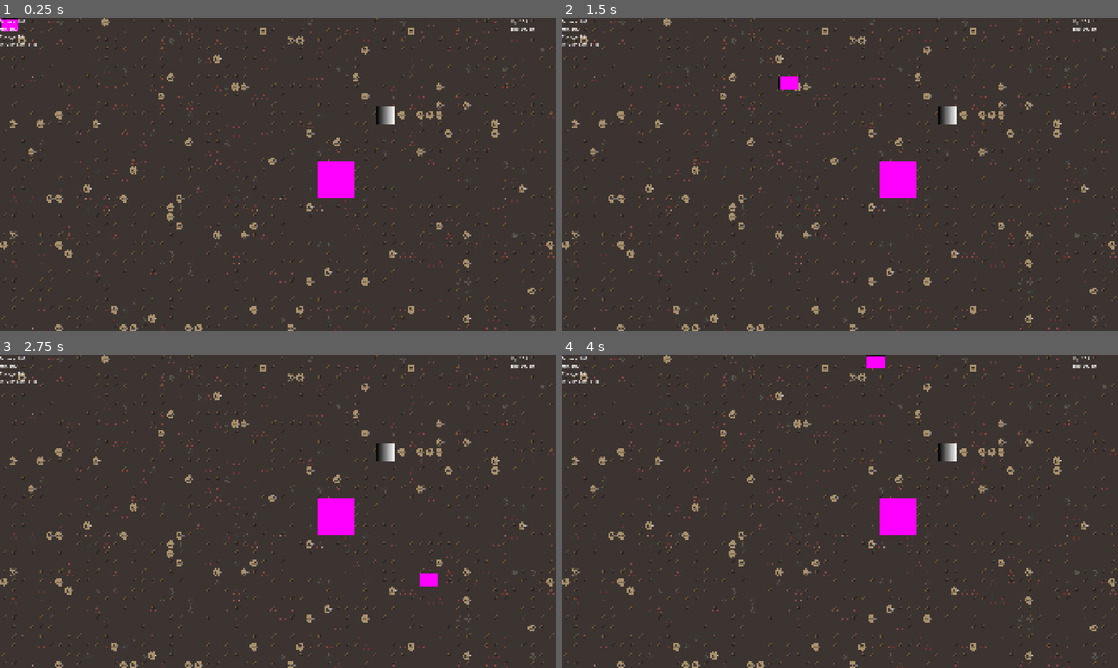
Above: before the commit, frames 1-4 (two rows, left to right).
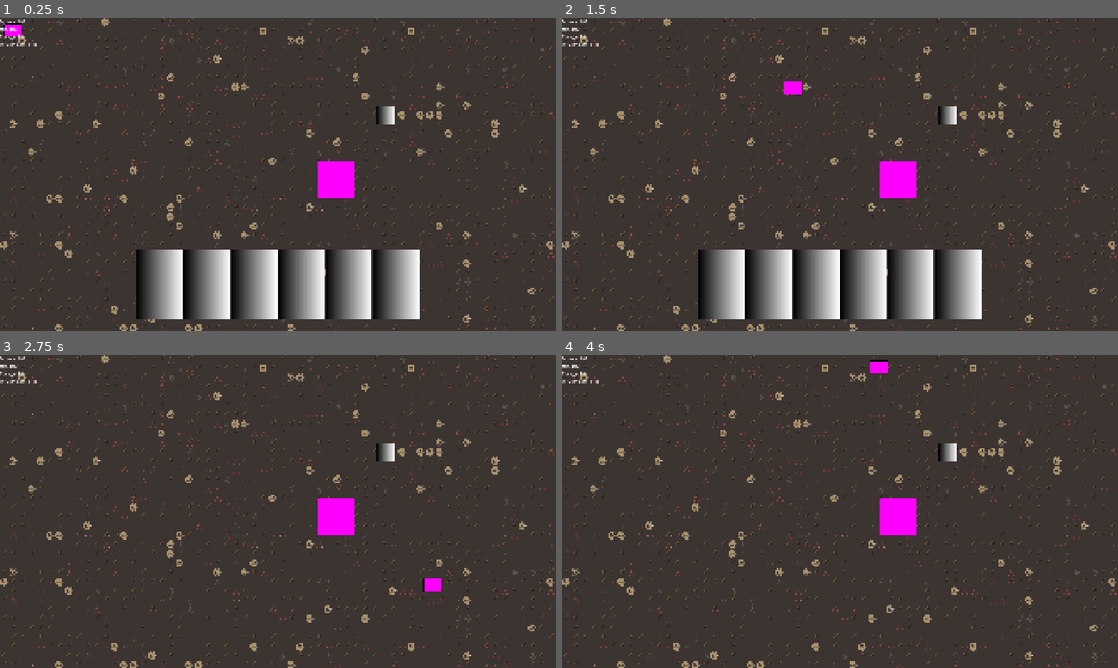
Above: after the commit, the same moments.

Repository: doakeserino/newgame
Game: Godot game, scene res://Scenes/main_scene.tscn
Same seed, same stepped clock (60 frames per second), same inputs: the game is played once before the commit and once after it.
Inputs (mouse positions are in pixels of both pictures, inside the frame that each line leads up to):
- Up to frame 1 (0.25 s): no input
- Up to frame 2 (1.5 s): tap Enter at 0.5 s; move the mouse to (962, 158) at 0.52 s; hold D (move_right) 0.53-1.28 s; tap F (interact) at 0.6 s; click (962, 158) at 0.8 s; move the mouse to (728, 190) at 1.27 s; hold S (move_down) from 1.28 s (still down); click (728, 190) at 1.35 s
- Up to frame 3 (2.75 s): tap F (interact) at 1.55 s; move the mouse to (333, 442) at 2.02 s; release S (move_down) at 2.03 s; hold D (move_right) from 2.03 s (still down); tap X (hide_card_overlay) at 2.1 s; click (333, 442) at 2.3 s
- Up to frame 4 (4 s): move the mouse to (812, 574) at 2.77 s; release D (move_right) at 2.78 s; hold W (move_up) 2.78-3.53 s; tap F (interact) at 2.85 s; move the mouse to (1006, 558) at 3.52 s; hold A (move_left) from 3.53 s (still down); click (1006, 558) at 3.6 s

The runs differ from the first frame. In frame 1, 9.7% of the frame differs, in the area x 0-97%, y 0-97%; in frame 2, 9.7%; in frame 3, 0.2%; in frame 4, 0.2%.

Commit message:
Commit 14
Can now play a card to remove enemy health, only while in combat and once card is played.
Polish is necessary and further work to combat is coming.

Diff:
--- a/Scenes/enemy_one.tscn
+++ b/Scenes/enemy_one.tscn
@@ -10,7 +10,7 @@
 [sub_resource type="GradientTexture2D" id="GradientTexture2D_g4v7s"]
 gradient = SubResource("Gradient_343ae")
 
-[node name="EnemyOne" type="RigidBody2D" unique_id=2019602922]
+[node name="EnemyOne" type="RigidBody2D" unique_id=2019602922 groups=["hostile_npc"]]
 gravity_scale = 0.0
 script = ExtResource("1_7grb1")
 
--- a/Scenes/main_scene.tscn
+++ b/Scenes/main_scene.tscn
@@ -11,5 +11,6 @@
 [node name="Map" parent="." unique_id=666162140 instance=ExtResource("1_52fb6")]
 
 [node name="Player" parent="." unique_id=1059542720 instance=ExtResource("2_6l7je")]
+position = Vector2(44, 42)
 
 [node name="UI" parent="." unique_id=1625710791 instance=ExtResource("3_jv6wh")]
--- a/Scenes/root_enemy.tscn
+++ b/Scenes/root_enemy.tscn
@@ -10,7 +10,7 @@
 [sub_resource type="GradientTexture2D" id="GradientTexture2D_g4v7s"]
 gradient = SubResource("Gradient_343ae")
 
-[node name="RootEnemy" type="RigidBody2D" unique_id=2019602922]
+[node name="RootEnemy" type="RigidBody2D" unique_id=2019602922 groups=["hostile_npc"]]
 gravity_scale = 0.0
 script = ExtResource("1_mme24")
 
--- a/Scenes/slot.tscn
+++ b/Scenes/slot.tscn
@@ -2,8 +2,22 @@
 
 [ext_resource type="Script" uid="uid://dlcf4lhgd7r37" path="res://Scripts/slot.gd" id="1_luhj6"]
 
+[sub_resource type="Gradient" id="Gradient_luhj6"]
+
+[sub_resource type="GradientTexture2D" id="GradientTexture2D_57qmd"]
+gradient = SubResource("Gradient_luhj6")
+width = 200
+height = 300
+
 [node name="Slot" type="BoxContainer" unique_id=1766675901]
 custom_minimum_size = Vector2(200, 300)
-offset_right = 40.0
-offset_bottom = 40.0
+offset_right = 200.0
+offset_bottom = 300.0
 script = ExtResource("1_luhj6")
+
+[node name="Sprite2D" type="Sprite2D" parent="." unique_id=1924352994]
+position = Vector2(100, 150)
+texture = SubResource("GradientTexture2D_57qmd")
+
+[connection signal="mouse_entered" from="." to="." method="_on_mouse_entered"]
+[connection signal="mouse_exited" from="." to="." method="_on_mouse_exited"]
--- a/Scripts/EnemyStats.gd
+++ b/Scripts/EnemyStats.gd
@@ -1,5 +1,6 @@
 extends Node
 
+signal enemy_stats_changed
 var enemy : PackedScene
 var enemy_stats = {
 	"hp" : null,
@@ -13,3 +14,4 @@
 
 func change_enemy_stats(stat_name : String, amount : int):
 	enemy_stats[stat_name] += amount
+	enemy_stats_changed.emit()
--- a/Scripts/card.gd
+++ b/Scripts/card.gd
@@ -1,5 +1,7 @@
 class_name base_card
 extends Node2D
+
+signal card_played
 
 var card_stats = {
 	"cardid" : "0",
@@ -28,3 +30,7 @@
 	card_stats["sprite_frame"] = CardStats.card_id_dictionary[str(card_id)][3]
 	animated_sprite_2d.frame = card_stats["sprite_frame"]
 	print("set")
+func play_card():
+	if GlobalStats.stats["in_combat"]:
+		EnemyStats.change_enemy_stats("hp", - card_stats["damage"])
+		card_played.emit()
--- a/Scripts/combat_interface.gd
+++ b/Scripts/combat_interface.gd
@@ -5,11 +5,13 @@
 func _ready():
 	update_label()
 	GlobalStats.combat_entered_or_left.connect(enter_or_leave_combat)
+	EnemyStats.enemy_stats_changed.connect(update_label)
 func update_label():
+	enemy_stats_label.text = ""
 	for stat in EnemyStats.enemy_stats:
 		enemy_stats_label.text += stat.capitalize() + ": " + str(EnemyStats.enemy_stats[stat]) + "\n"
 func enter_or_leave_combat(should_enter_combat):
-	if should_enter_combat == true:
+	if should_enter_combat:
 		visible = true
 	else:
 		visible = false
--- a/Scripts/enemy_one.gd
+++ b/Scripts/enemy_one.gd
@@ -1,4 +1,3 @@
-class_name enemy_one
 extends root_enemy
 
 func _ready():
--- a/Scripts/map.gd
+++ b/Scripts/map.gd
@@ -1,5 +1,6 @@
 extends Node2D
 
+@onready var enemy_one = $EnemyOne
 @onready var shop = $Shop
 signal open_shop_interface_signal_two
 
--- a/Scripts/player.gd
+++ b/Scripts/player.gd
@@ -37,12 +37,12 @@
 
 
 func _on_interactable_area_body_entered(body):
-	if body.is_in_group("friendly_npc"):
+	if body.is_in_group("friendly_npc") or body.is_in_group("hostile_npc"):
 		bodies_in_interactable_area.append(body)
 	print(bodies_in_interactable_area)
 
 func _on_interactable_area_body_exited(body):
-	if body.is_in_group("friendly_npc"):
+	if body.is_in_group("friendly_npc") or body.is_in_group("hostile_npc"):
 		bodies_in_interactable_area.erase(body)
 	print(bodies_in_interactable_area)
 func interact(body):
--- a/Scripts/root_enemy.gd
+++ b/Scripts/root_enemy.gd
@@ -5,3 +5,5 @@
 func _ready():
 	EnemyStats.enemy_stats["hp"] = EnemyStats.enemies_base_stats[str(enemy_id)][0]
 	EnemyStats.enemy_stats["energy"] = EnemyStats.enemies_base_stats[str(enemy_id)][1]
+func interacted_with():
+	GlobalStats.change_stats("in_combat", 1)
--- a/Scripts/slot.gd
+++ b/Scripts/slot.gd
@@ -3,11 +3,29 @@
 var taken := false
 var card_to_add : PackedScene = preload("res://Scenes/card.tscn")
 var contents
+var mouse_on_slot
 
-
+func _unhandled_input(_event):
+	if Input.is_action_just_pressed("click") and mouse_on_slot and taken:
+		contents.play_card()
 func add_card(card_id : String):
 	taken = true
 	var stats_array = CardStats.card_id_dictionary[card_id]
 	contents = card_to_add.instantiate()
 	add_child(contents)
 	contents.set_card_stats(stats_array[0], stats_array[1], stats_array[2], stats_array[3], stats_array[4])
+	contents.position = Vector2(100, 150)
+	contents.card_played.connect(remove_card)
+func remove_card():
+	taken = false
+	contents.queue_free()
+
+func _on_mouse_entered():
+	if taken:
+		mouse_on_slot = true
+		print(mouse_on_slot)
+
+func _on_mouse_exited():
+	if taken:
+		mouse_on_slot = false
+		print(mouse_on_slot)
--- a/Scripts/ui.gd
+++ b/Scripts/ui.gd
@@ -8,7 +8,7 @@
 func _ready():
 	shop_interface.visible = false
 	shop_interface.close_shop_interface_signal.connect(close_shop)
-	combat_interface.visible = true
+	combat_interface.visible = false
 func _unhandled_input(_event):
 	if Input.is_action_just_pressed("hide_card_overlay") and cards_hand.visible == true:
 		cards_hand.visible = false
--- a/project.godot
+++ b/project.godot
@@ -20,6 +20,7 @@
 GlobalStats="*uid://ccl75l0oncrww"
 CardStats="*uid://c771fa0xeissx"
 EnemyStats="*uid://c6x7jelsr78ky"
+RootEnemy="*uid://dqtwyfav3vfeq"
 
 [display]
 
@@ -31,6 +32,7 @@
 [global_group]
 
 friendly_npc=""
+hostile_npc=""
 
 [input]
 
@@ -64,6 +66,11 @@
 "events": [Object(InputEventKey,"resource_local_to_scene":false,"resource_name":"","device":-1,"window_id":0,"alt_press …(192 unchanged characters)…
 ]
 }
+click={
+"deadzone": 0.2,
+"events": [Object(InputEventMouseButton,"resource_local_to_scene":false,"resource_name":"","device":-1,"window_id":0,"alt_pressed":false,"shift_pressed":false,"ctrl_pressed":false,"meta_pressed":false,"button_mask":1,"position":Vector2(266, 10),"global_position":Vector2(273, 47),"factor":1.0,"button_index":1,"canceled":false,"pressed":true,"double_click":false,"script":null)
+]
+}
 
 [physics]
 
